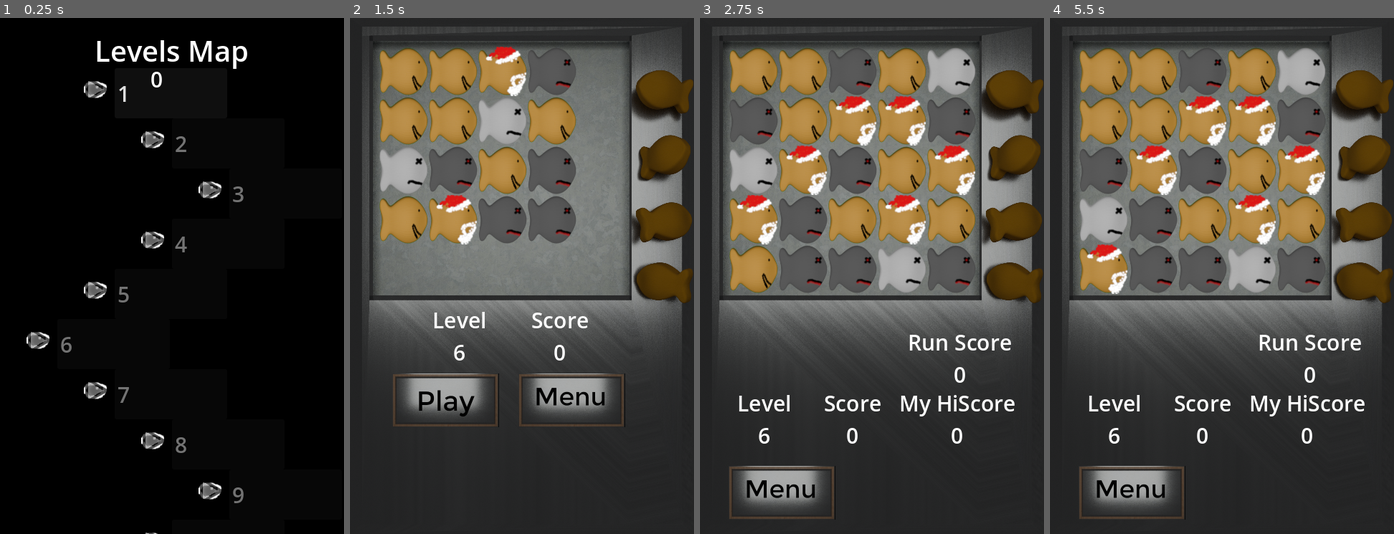
Above: before the commit, frames 1-4 (left to right).
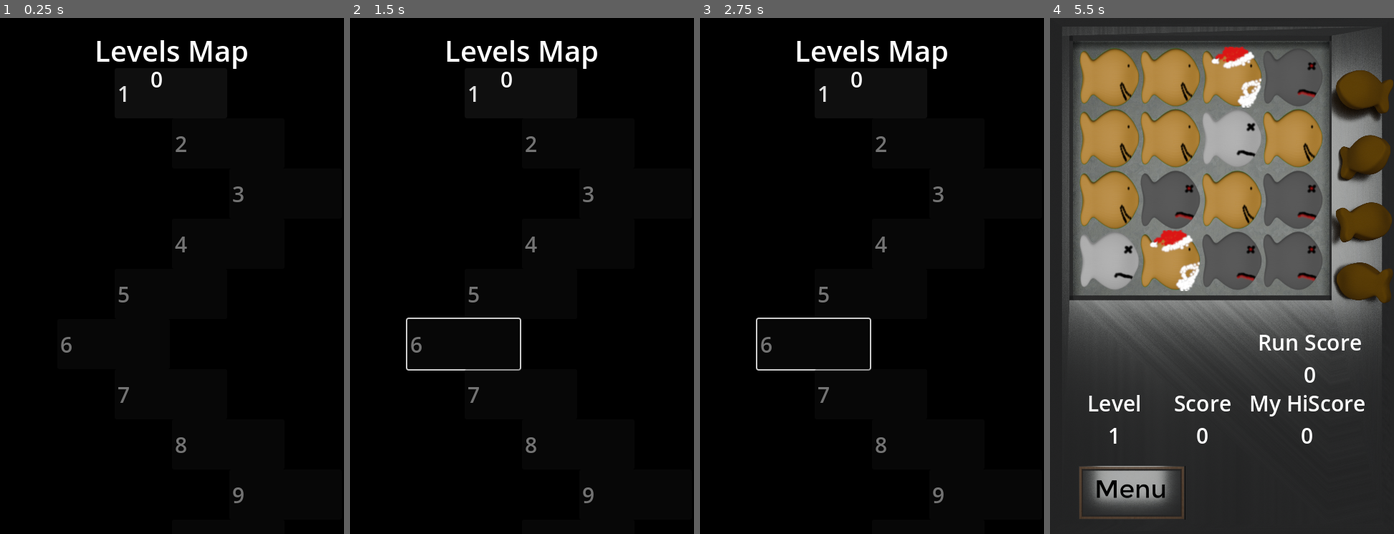
Above: after the commit, the same moments.

Repository: SecsAndCyber/GoldphishMatcher
Game: Godot game, scene res://source/level_map_state.tscn
The game is run twice, just before and just after one commit, with the same random seed, the same clock (stepped at 60 frames per second) and the same inputs. This scene is started directly instead of the project's main scene.
Inputs (mouse positions are in pixels of both pictures, inside the frame that each line leads up to):
- Up to frame 1 (0.25 s): no input
- Up to frame 2 (1.5 s): click (449, 90) at 0.52 s; click (432, 327) at 1.25 s, where only the run before the commit has a clickable "Start Replay"
- Up to frame 3 (2.75 s): click (796, 399) at 2.02 s
- Up to frame 4 (5.5 s): click (1105, 69) at 2.77 s; click (1222, 95) at 3.5 s, where only the run after the commit has a clickable "1"; click (1108, 74) at 4.27 s; click (1105, 121) at 5.02 s

The runs differ from the first frame. In frame 1, 1.6% of the frame differs, in the area x 7-65%, y 12-100%; in frame 2, 99%; in frame 3, 99%, in the area x 0-100%, y 0-100%; in frame 4, 26%.

Commit message:
Hide rewatch button when there is nothing to rewatch

Diff:
--- a/source/level_island.tscn
+++ b/source/level_island.tscn
@@ -33,7 +33,8 @@
 offset_bottom = 240.0
 scale = Vector2(0.16, 0.16)
 
-[node name="TextureButton" type="TextureButton" parent="."]
+[node name="RewatchButton" type="TextureButton" parent="."]
+visible = false
 layout_mode = 0
 offset_left = -43.0
 offset_top = 14.0
@@ -42,4 +43,4 @@
 texture_normal = ExtResource("4_e3b57")
 texture_hover = ExtResource("5_8bxwj")
 
-[connection signal="pressed" from="TextureButton" to="." method="_on_texture_button_pressed"]
+[connection signal="pressed" from="RewatchButton" to="." method="_on_texture_button_pressed"]
